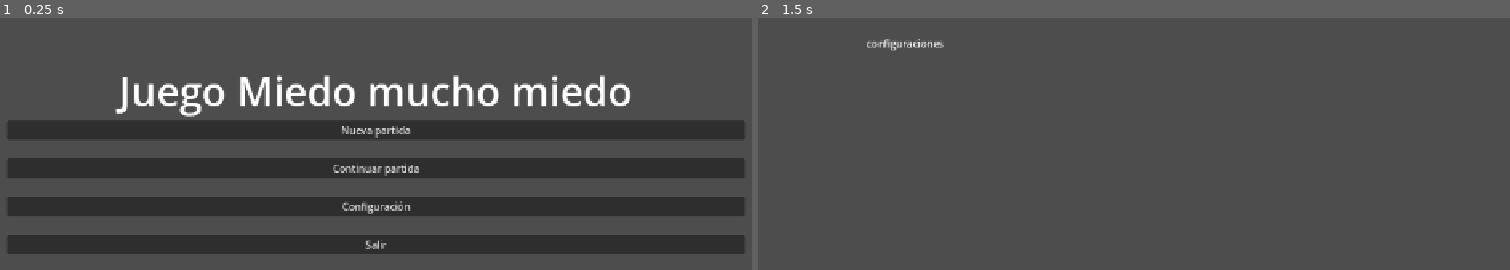
Above: before the commit, frames 1-2 (left to right).
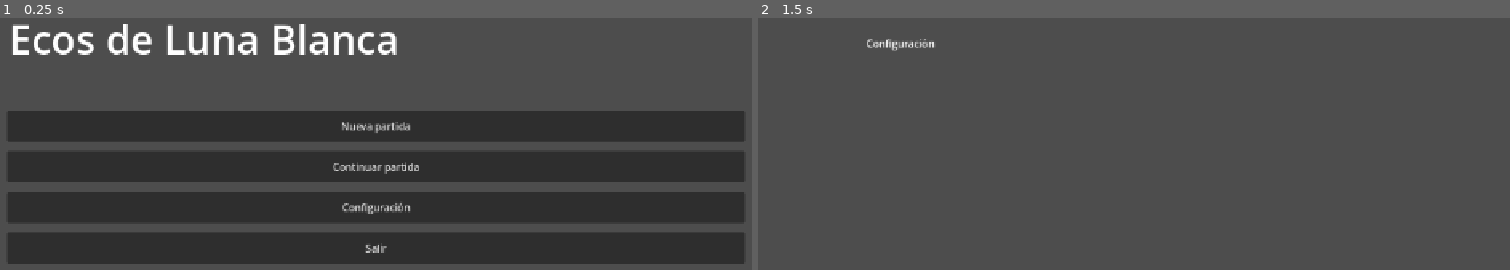
Above: after the commit, the same moments.

Repository: alberFdezBell/Going-Dark
Game: Godot game, scene res://scenes/main_menu/main_menu.tscn
The game is run twice, just before and just after one commit, with the same random seed, the same clock (stepped at 60 frames per second) and the same inputs.
Inputs:
- Up to frame 1 (0.25 s): no input
- Up to frame 2 (1.5 s): click "Configuración" at 0.5 s; tap Enter at 1.25 s

The runs differ from the first frame. In frame 1, 22% of the frame differs, in the area x 1-99%, y 2-98%; in frame 2, 0.2%.

Commit message:
configuracion

Diff:
--- a/scenes/main_menu/main_menu.tscn
+++ b/scenes/main_menu/main_menu.tscn
@@ -1,6 +1,8 @@
 [gd_scene format=3 uid="uid://v164jgyakedo"]
 
 [ext_resource type="Script" uid="uid://800m5tx6xmsg" path="res://scenes/main_menu/main_menu.gd" id="1_fsom3"]
+
+[sub_resource type="FontVariation" id="FontVariation_ob46e"]
 
 [node name="MainMenu" type="Control" unique_id=1465336364]
 layout_mode = 3
@@ -18,8 +20,9 @@
 
 [node name="MarginContainer" type="MarginContainer" parent="." unique_id=2084915772]
 layout_mode = 0
+offset_top = 45.45
 offset_right = 1280.0
-offset_bottom = 717.0
+offset_bottom = 762.45
 theme_override_constants/margin_left = 50
 theme_override_constants/margin_top = 50
 theme_override_constants/margin_right = 50
@@ -27,32 +30,31 @@
 
 [node name="VBoxContainer" type="VBoxContainer" parent="MarginContainer" unique_id=100279457]
 layout_mode = 2
+offset_transform_enabled = true
 alignment = 1
-
-[node name="Title" type="Label" parent="MarginContainer/VBoxContainer" unique_id=1010591826]
-layout_mode = 2
-theme_override_font_sizes/font_size = 64
-text = "Juego Miedo mucho miedo"
-horizontal_alignment = 1
 
 [node name="ButtonsContainer" type="VBoxContainer" parent="MarginContainer/VBoxContainer" unique_id=169170005]
 layout_mode = 2
-theme_override_constants/separation = 30
+theme_override_constants/separation = 15
 alignment = 1
 
 [node name="NewGameButton" type="Button" parent="MarginContainer/VBoxContainer/ButtonsContainer" unique_id=840064588]
+custom_minimum_size = Vector2(250, 50)
 layout_mode = 2
 text = "Nueva partida"
 
 [node name="ContinueButton" type="Button" parent="MarginContainer/VBoxContainer/ButtonsContainer" unique_id=407045100]
+custom_minimum_size = Vector2(250, 50)
 layout_mode = 2
 text = "Continuar partida"
 
 [node name="SettingsButton" type="Button" parent="MarginContainer/VBoxContainer/ButtonsContainer" unique_id=1415698142]
+custom_minimum_size = Vector2(250, 50)
 layout_mode = 2
 text = "Configuración"
 
 [node name="ExitButton" type="Button" parent="MarginContainer/VBoxContainer/ButtonsContainer" unique_id=1000364609]
+custom_minimum_size = Vector2(250, 50)
 layout_mode = 2
 text = "Salir"
 
@@ -67,6 +69,17 @@
 theme_override_font_sizes/font_size = 44
 text = "No hay partida"
 
+[node name="Title" type="Label" parent="." unique_id=1010591826]
+layout_mode = 0
+offset_left = 53.0
+offset_top = 122.0
+offset_right = 677.0
+offset_bottom = 210.0
+theme_override_fonts/font = SubResource("FontVariation_ob46e")
+theme_override_font_sizes/font_size = 64
+text = "Ecos de Luna Blanca"
+horizontal_alignment = 1
+
 [connection signal="pressed" from="MarginContainer/VBoxContainer/ButtonsContainer/NewGameButton" to="." method="_on_new_game_button_pressed"]
 [connection signal="pressed" from="MarginContainer/VBoxContainer/ButtonsContainer/ContinueButton" to="." method="_on_continue_button_pressed"]
 [connection signal="pressed" from="MarginContainer/VBoxContainer/ButtonsContainer/SettingsButton" to="." method="_on_settings_button_pressed"]
--- a/scenes/settings_menu/settings_menu.tscn
+++ b/scenes/settings_menu/settings_menu.tscn
@@ -5,6 +5,6 @@
 [node name="Label" type="Label" parent="." unique_id=743847200]
 offset_left = 212.0
 offset_top = 162.0
-offset_right = 458.0
-offset_bottom = 279.0
-text = "configuraciones"
+offset_right = 320.0
+offset_bottom = 185.0
+text = "Configuración"
